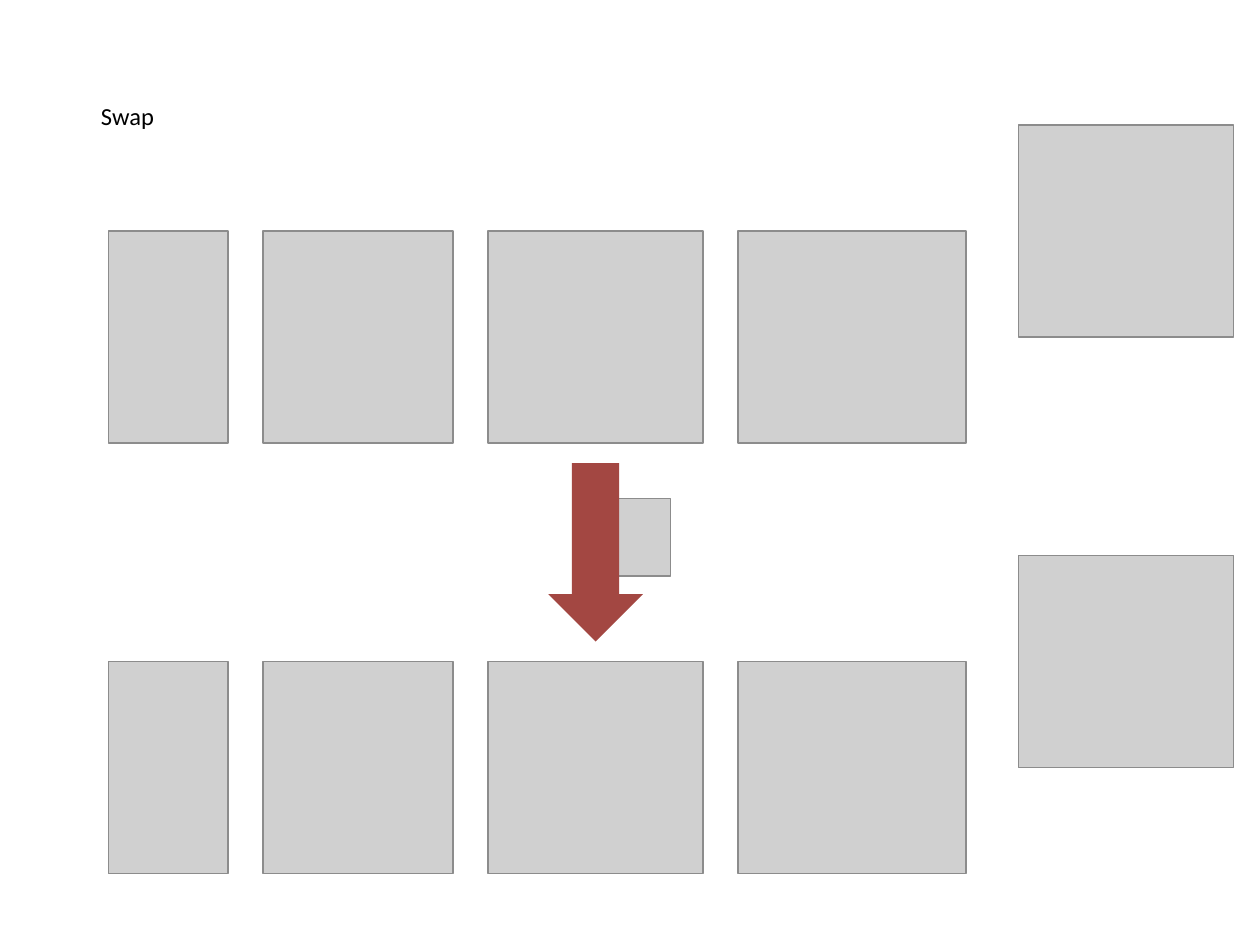
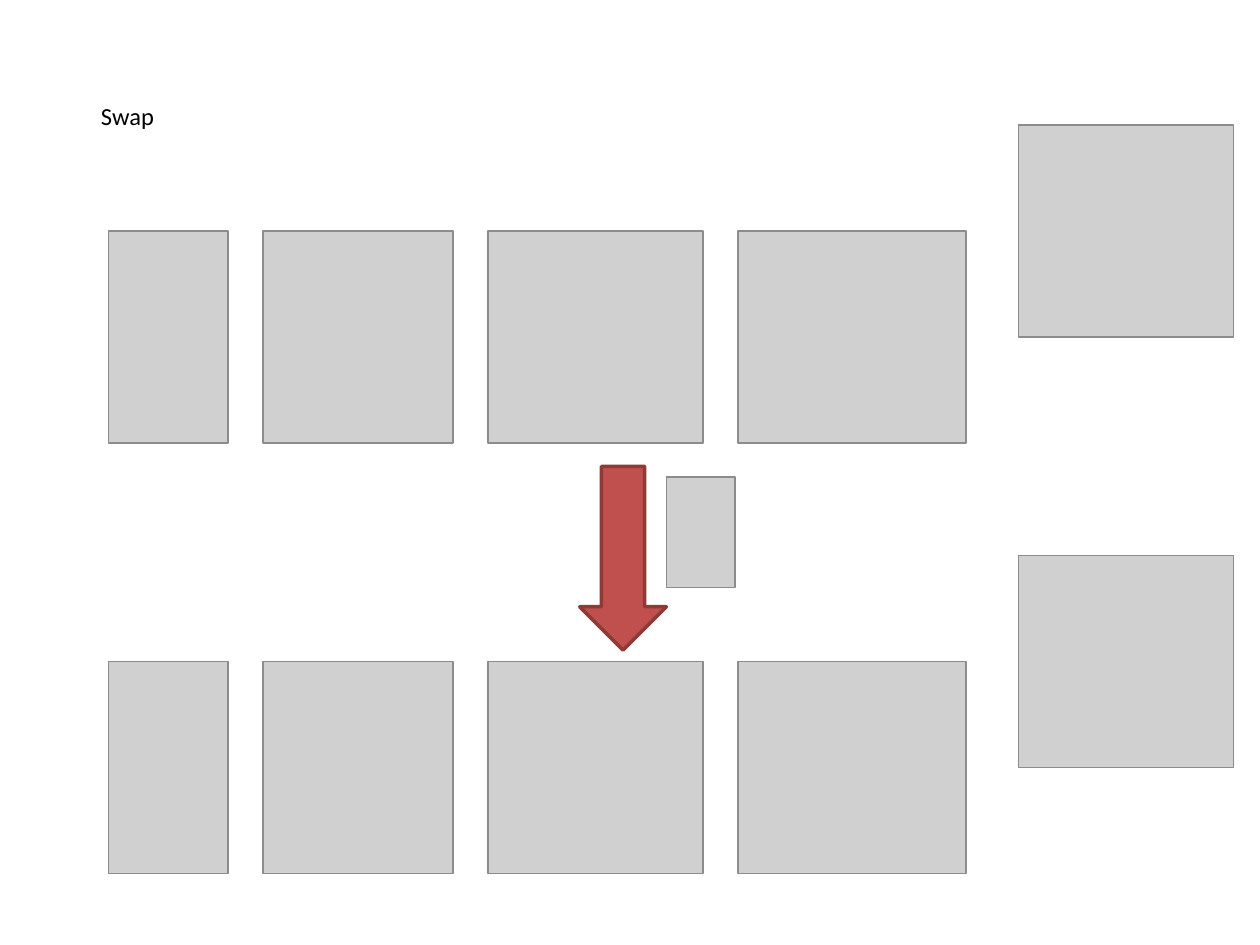
Before and after one commit to PowerPointLabs/PowerPointLabs, a slide deck: slide 28 of doc/Examples-PositionsLab.pptx (slide 21 before the commit). Drawn at 1260x945 pixels with LibreOffice and Linux fonts; fonts in the diff are those of the drawing; grey boxes stand for pictures. Boxes give left, top, right and bottom in pixels: in the first picture for what was removed or moved away, otherwise in the second. Text is boxed around its words. In the diff, an @@ line names an element or a change of style, - is before the commit and + after.

```diff
--- a/doc/Examples-PositionsLab.pptx
+++ b/doc/Examples-PositionsLab.pptx
@@ down arrow removed at (548, 464, 643, 643) @@
@@ right arrow added at (580, 467, 667, 651), fill #C0504D, outline #8E3B39 2 pt @@
@@ picture added at (667, 478, 735, 588) @@
@@ picture removed at (615, 499, 670, 576) @@
```
Also in this commit, not shown: 17 other slides changed, 6 slides added, 10 other files.
